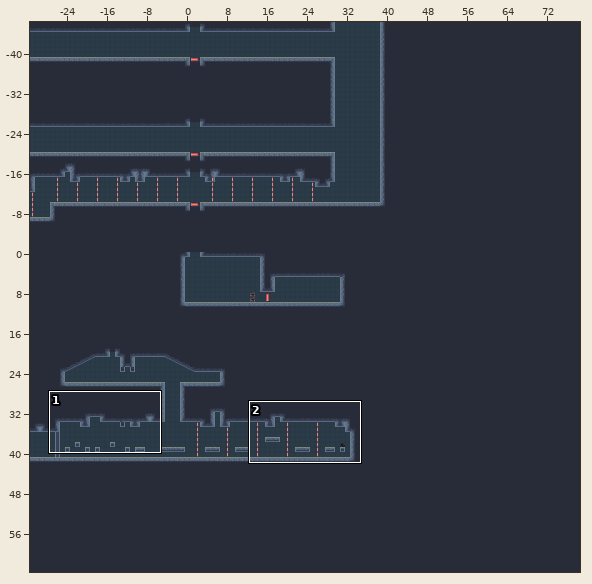
Tiled map: Assets/SuperTiled2Unity/Import/TileMapLevel2.tmx. The first picture is a wide view before the edit; the outline marks the close-up.
Close-up. Before the commit:
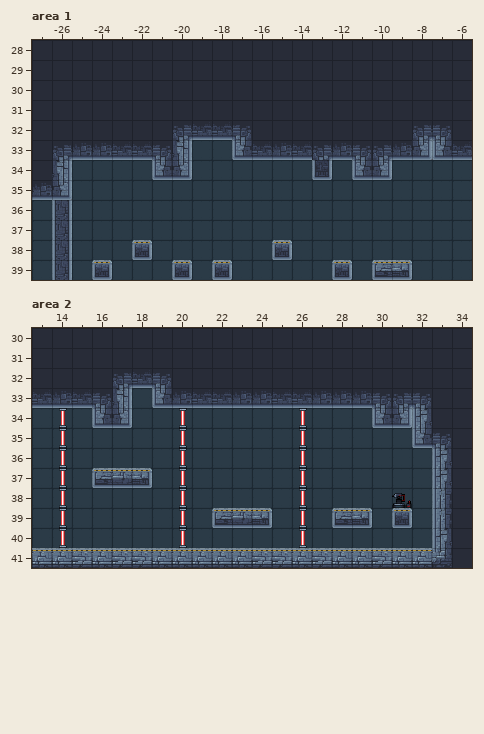
Cells are 32x32 px. Shown: area 1 x -27..-6, y 28..39; area 2 x 13..34, y 30..41. The commit also changed other parts of the map, which this record leaves out.
After the commit:
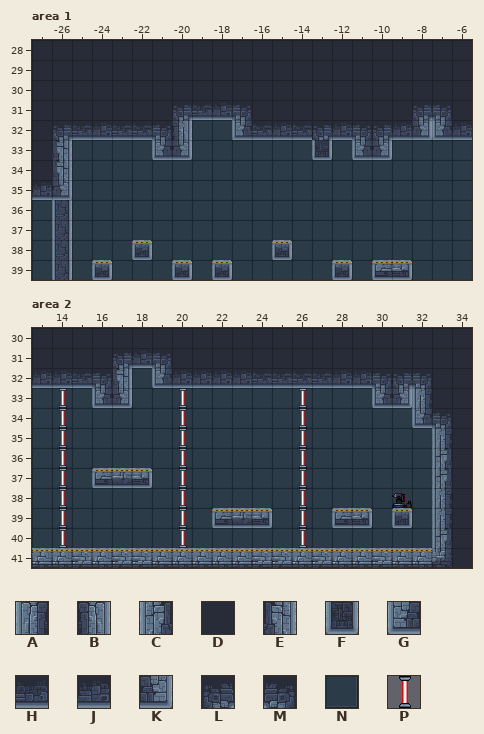
Key: from "level_tileset": A 9, B 12, C 18, D 20, E 21, F 22, G 27, H 28, J 29, K 30, L 31, M 32, N 35, P 80.
_ is an empty cell, # one hidden under a higher layer.
From old to new:
Layer "Exterior", area 1:
y 31: x -20..-17 DDDD -> ____; x -8..-7 DD -> __
y 32: x -26..-21 DDDDDD -> ______; x -17..-6 #DDDDDDDD##D -> ____________
Layer "Fondo", area 1:
y 32: x -19..-18 __ -> NN
y 33: x -25..-20 ______ -> NNNNNN; x -16..-6 ___________ -> NNNNNNNNNNN
Layer "Level", area 1:
y 31: x -20..-17 ____ -> LHJM; x -8..-7 __ -> LM
y 32: x -26..-6 ______LHHM________LM_ -> LHJHHMB__GHJHLJMLJKGJ
y 33: x -26..-20 LJJHHME -> E____GK; x -17..-6 GHJHLJMLJKGH -> ____F_GK____
y 34: x -21..-20 GK -> __; x -13 F -> _; x -11..-10 GK -> __
Layer "Exterior", area 2:
y 31: x 17..19 DDD -> ___
y 32: x 13..16 DDDD -> ____; x 20..32 DDDDDDDDDDDDD -> _____________
y 34: x 33 D -> _
Layer "Fondo", area 2:
y 32: x 18..19 __ -> NN
y 33: x 13..16 ____ -> NNNN; x 20..31 ____________ -> NNNNNNNNNNNN
Layer "Level", area 2:
y 31: x 17..19 ___ -> LJM
y 32: x 13..32 ____LHM_____________ -> JJHME_GJJJJHHHHJJMLM
y 33: x 13..17 HJHME -> ___GK; x 19..32 GJHHJJHHJJJMLM -> ___________GKA
y 34: x 16..17 GK -> __; x 30..33 GKC_ -> __GM
y 35: x 32..33 GM -> _A
Layer "objects", area 2:
y 33: x 14 _ -> P; x 20 _ -> P; x 26 _ -> P
Changed places in both close-ups, as pixel boxes (x1, y1, x2, y2):
changed: (52, 102, 472, 180)
changed: (32, 351, 452, 448)
